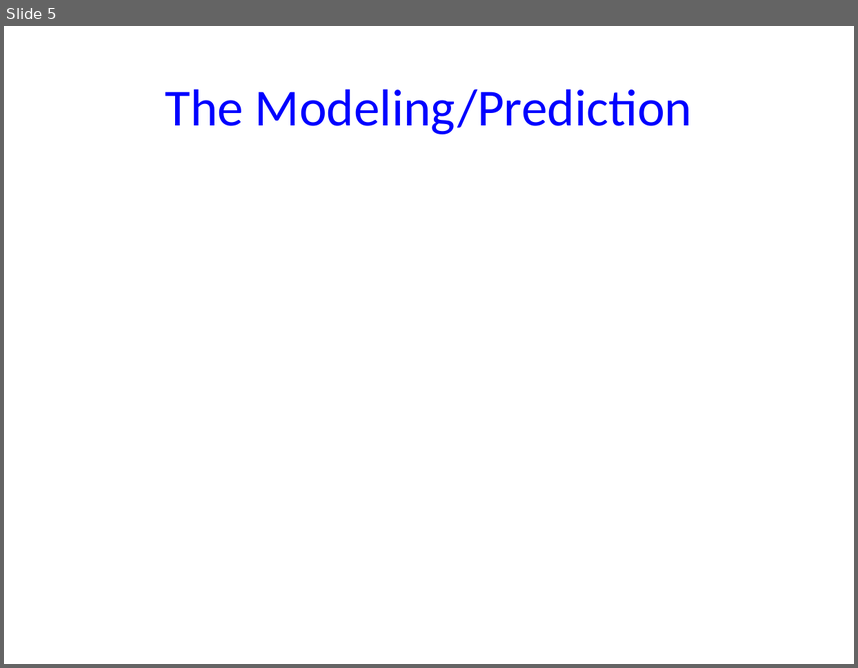
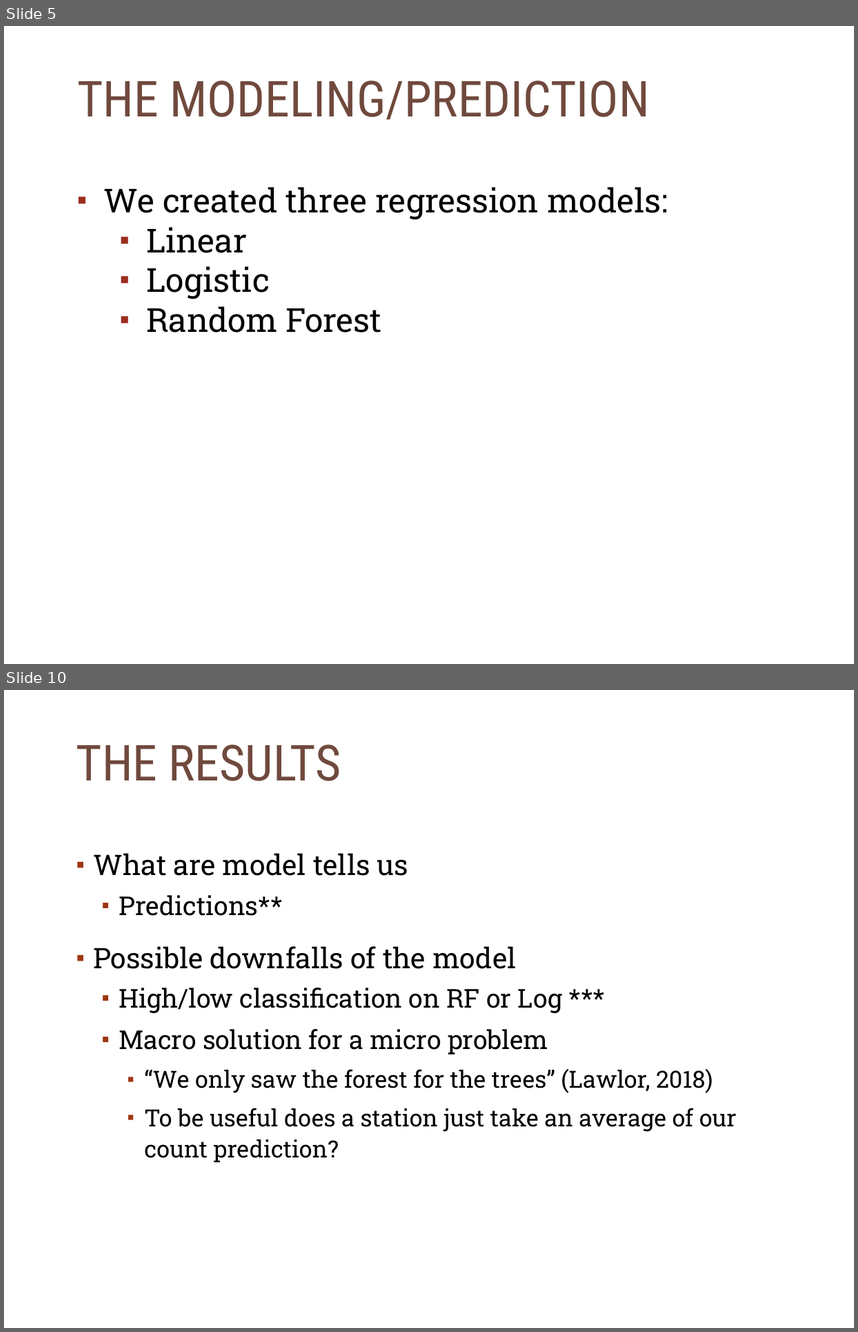
Before and after one commit to Emmet62/DAGroupProject2018, a slide deck: Project_Presentation_Slides.pptx. Shown one above the other, each under a label of ours: slide 5 before the commit, slides 5 and 10 after it; the slides between them are not shown. The pictures are 858x668 and 858x1332 pixels, drawn with LibreOffice and Linux fonts; fonts in the diff are those of the drawing; background and template pictures are left out. Boxes give left, top, right and bottom in pixels: in the first picture for what was removed or moved away, otherwise in the second. Text is boxed around its words. In the diff, an @@ line names an element or a change of style, - is before the commit and + after.

```diff
--- a/Project_Presentation_Slides.pptx
+++ b/Project_Presentation_Slides.pptx
@@ slide 10 added at [4,690,854,1328], background #FFFFFF; not listed: 1 template element that a slide beside it also shows @@
@@ title added at [76,745,341,781], 42 pt, text #704A3D @@
+THE RESULTS
@@ text added at [93,853,737,1162], 20 pt, text #000000 @@
+▪ What are model tells us
+  ▪ Predictions**
+▪ Possible downfalls of the model
+  ▪ High/low classification on RF or Log ***
+  ▪ Macro solution for a micro problem
+    ▪ “We only saw the forest for the trees” (Lawlor, 2018)
+    ▪ To be useful does a station just take an average of our count prediction?
@@ slide 5 changed as well @@
@@ title at [77,81,649,120]: text changed; size 44 to 42 pt; font Calibri to Roboto Condensed; text colour #0000FF to #704A3D @@
-The Modeling/Prediction
+THE MODELING/PREDICTION
@@ text added at [103,187,668,332], 28 pt, text #000000 @@
+▪ We created three regression models:
+  ▪ Linear
+  ▪ Logistic
+  ▪ Random Forest
```
Also in this commit, not shown: 3 other slides changed, 5 other slides added, 2 slides removed, 12 other files.
